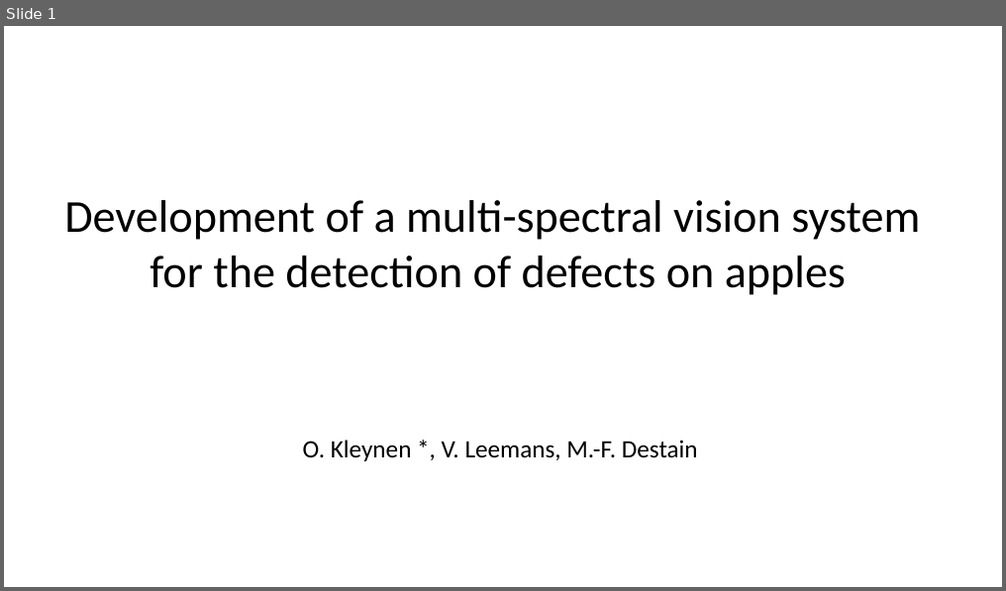
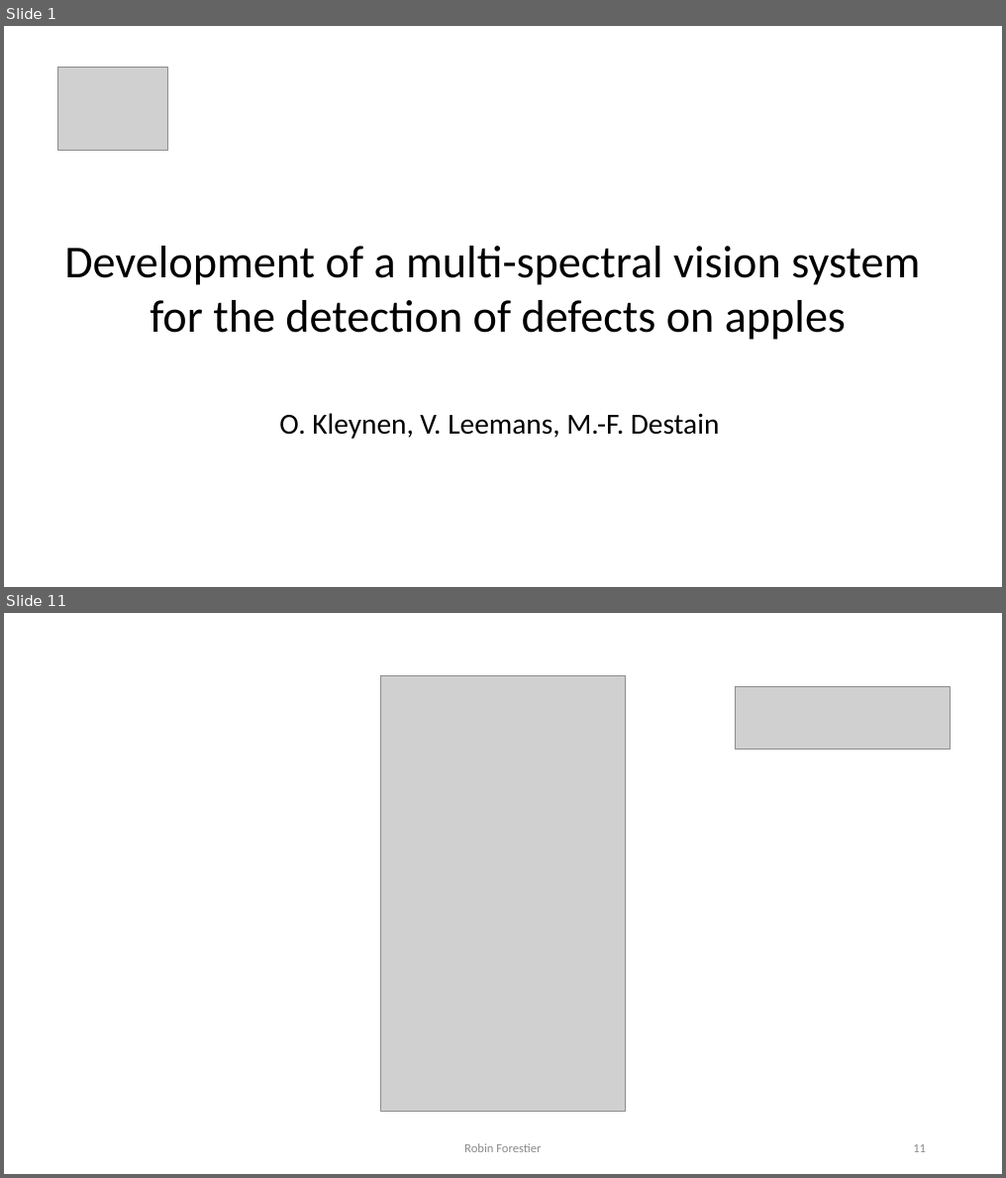
Before and after one commit to Forestierr/heig-vd, a slide deck: cours/EXP/présentation 1/Présentation.pptx. Shown one above the other, each under a label of ours: slide 1 before the commit, slides 1 and 11 after it; the slides between them are not shown. The pictures are 1006x591 and 1006x1178 pixels, drawn with LibreOffice and Linux fonts; fonts in the diff are those of the drawing; grey boxes stand for pictures. Boxes give left, top, right and bottom in pixels: in the first picture for what was removed or moved away, otherwise in the second. Text is boxed around its words. In the diff, an @@ line names an element or a change of style, - is before the commit and + after.

```diff
--- a/cours/EXP/présentation 1/Présentation.pptx
+++ b/cours/EXP/présentation 1/Présentation.pptx
@@ slide 11 added at [4,613,1002,1174], background #FFFFFF @@
@@ picture added at [381,676,626,1111] @@
@@ picture added at [736,687,950,750] @@
@@ text added at [464,1144,541,1153], 12 pt, text #8C8C8C @@
+Robin Forestier
@@ page number added at [913,1145,926,1153], 12 pt, text #8C8C8C @@
+11
@@ slide 1 changed as well @@
@@ picture added at [57,67,168,150] @@
@@ text "Development of a multi-spectral vision ...": place and size @@
-text "Development of a multi-spectral vision ..." at [64,200,920,295]
+text "Development of a multi-spectral vision ..." at [64,246,920,340]
@@ text at [279,413,720,439]: text changed; size 24 to 28 pt @@
-O. Kleynen *, V. Leemans, M.-F. Destain
+O. Kleynen, V. Leemans, M.-F. Destain
```
Also in this commit, not shown: 11 other slides added, 1 slide removed, 3 other files.
